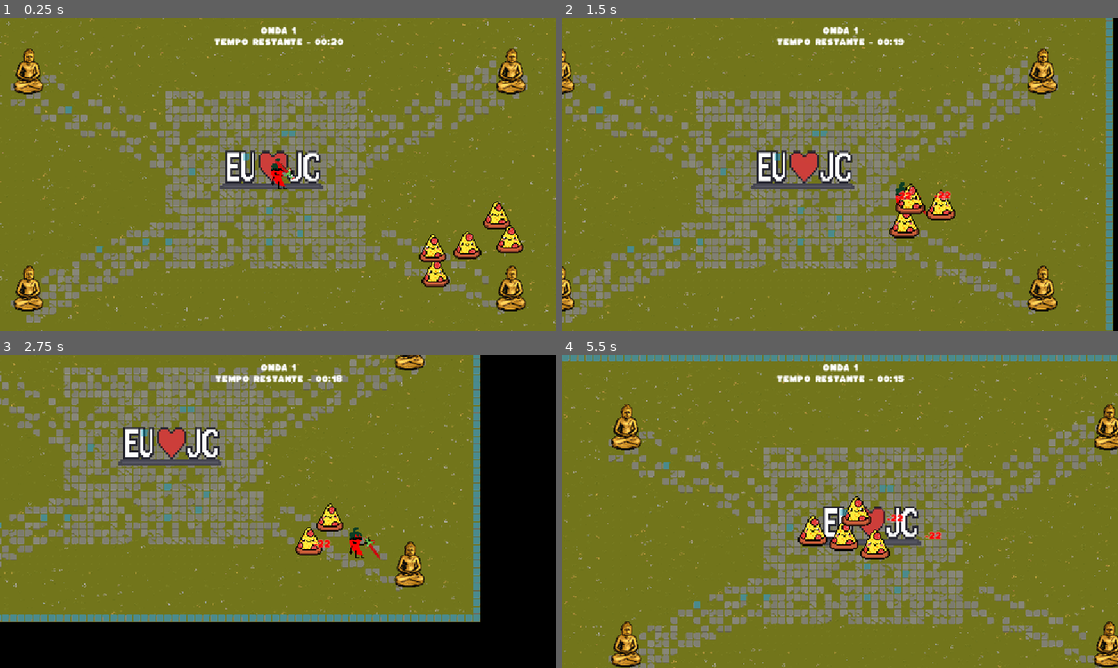
Above: before the commit, frames 1-4 (two rows, left to right).
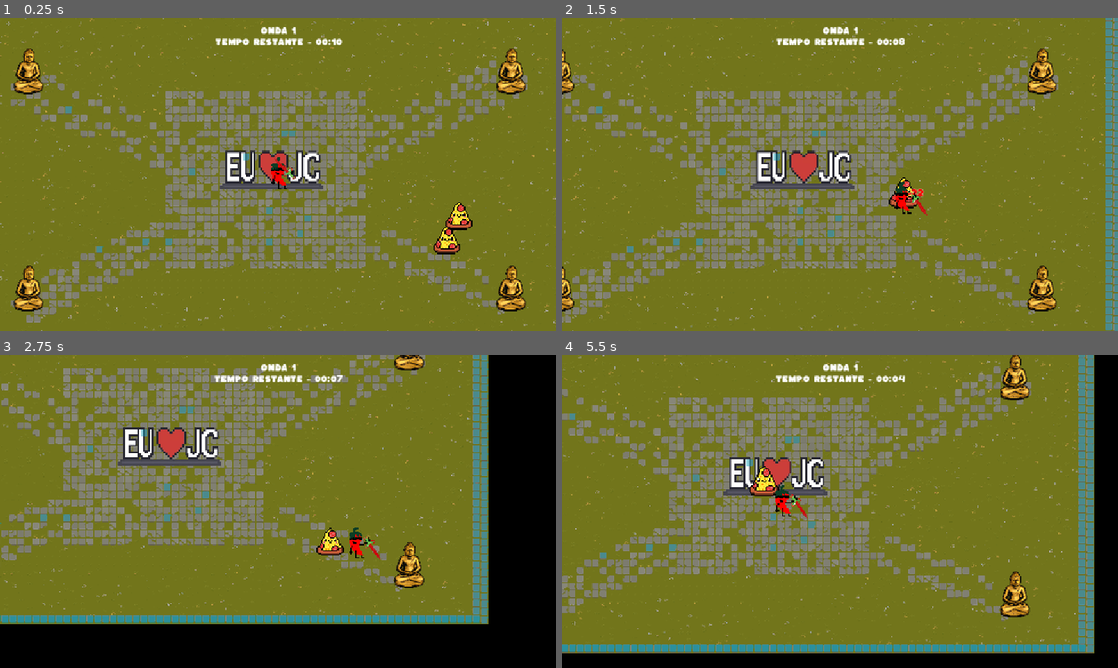
Above: after the commit, the same moments.

Repository: eduardomanhabosco/pepper-simulator
Game: Godot game, scene res://management/game_level.tscn
The game is run twice, just before and just after one commit, with the same random seed, the same clock (stepped at 60 frames per second) and the same inputs. This scene is started directly instead of the project's main scene.
Inputs:
- Up to frame 1 (0.25 s): no input
- Up to frame 2 (1.5 s): hold D (move_right) 0.53-1.28 s; hold S (move_down) from 1.28 s (still down)
- Up to frame 3 (2.75 s): release S (move_down) at 2.03 s; hold D (move_right) from 2.03 s (still down)
- Up to frame 4 (5.5 s): release D (move_right) at 2.78 s; hold W (move_up) 2.78-3.53 s; hold A (move_left) 3.53-5.03 s; hold S (move_down) from 5.03 s (still down)

The runs differ from the first frame. In frame 1, 2.3% of the frame differs, in the area x 38-95%, y 6-86%; in frame 2, 7.7%; in frame 3, 12%; in frame 4, 47%, in the area x 0-100%, y 0-100%.

Commit message:
funcionamento das cartas

Diff:
--- a/enemies/enemy_template.tscn
+++ b/enemies/enemy_template.tscn
@@ -36,8 +36,8 @@
 
 [sub_resource type="AnimationLibrary" id="AnimationLibrary_lpaiu"]
 _data = {
-"RESET": SubResource("Animation_hlciq"),
-"scale": SubResource("Animation_yvea4")
+&"RESET": SubResource("Animation_hlciq"),
+&"scale": SubResource("Animation_yvea4")
 }
 
 [sub_resource type="RectangleShape2D" id="RectangleShape2D_37cu2"]
@@ -63,7 +63,7 @@
 
 [node name="Animation" type="AnimationPlayer" parent="Texture"]
 libraries = {
-"": SubResource("AnimationLibrary_lpaiu")
+&"": SubResource("AnimationLibrary_lpaiu")
 }
 autoplay = "scale"
 
--- a/interface/interface.gd
+++ b/interface/interface.gd
@@ -33,11 +33,11 @@
 
 	match slot_name:
 		"Slot1":
-			print("Mais vida")
+			_wave_manager.apply_card_effect("vida")
 		"Slot2":
-			print("Mais velocidade")
+			_wave_manager.apply_card_effect("velocidade")
 		"Slot3":
-			print("Mais dano")
+			_wave_manager.apply_card_effect("dano")
 		_:
 			print("Slot desconhecido: " + slot_name)
 
--- a/management/game_level.tscn
+++ b/management/game_level.tscn
@@ -1,17 +1,21 @@
-[gd_scene load_steps=6 format=3 uid="uid://jyqkf7sq7di7"]
+[gd_scene load_steps=7 format=3 uid="uid://jyqkf7sq7di7"]
 
 [ext_resource type="PackedScene" uid="uid://bprhhek2si1b8" path="res://terrains/level_01.tscn" id="1_cp3vr"]
 [ext_resource type="PackedScene" uid="uid://bhh05ypgva1k7" path="res://player/player.tscn" id="2_fyo3i"]
+[ext_resource type="PackedScene" uid="uid://demw0n4pmdu6r" path="res://terrains/level_02.tscn" id="2_ocy5h"]
 [ext_resource type="PackedScene" uid="uid://t5c8te17t3cc" path="res://management/wave_spot.tscn" id="3_dk70b"]
-[ext_resource type="Script" path="res://management/wave_manager.gd" id="3_e3dis"]
+[ext_resource type="Script" uid="uid://c18qjs7rlndsx" path="res://management/wave_manager.gd" id="3_e3dis"]
 [ext_resource type="PackedScene" uid="uid://cj52x76gsyotw" path="res://interface/interface.tscn" id="5_f35rk"]
 
 [node name="GameLevel" type="Node2D"]
+
+[node name="Level_02" parent="." instance=ExtResource("2_ocy5h")]
 
 [node name="Level_01" parent="." instance=ExtResource("1_cp3vr")]
 position = Vector2(-17, -2)
 
 [node name="Player" parent="." instance=ExtResource("2_fyo3i")]
+z_index = 4096
 position = Vector2(654, 361)
 
 [node name="WaveManager" type="Node2D" parent="." node_paths=PackedStringArray("_wave_timer", "_wave_spawner_timer", "_interface", "_player")]
--- a/management/wave_manager.gd
+++ b/management/wave_manager.gd
@@ -4,27 +4,46 @@
 const _PIZZA_ENEMY: PackedScene = preload("res://enemies/enemy_pizza.tscn")
 const _BURGER_ENEMY: PackedScene = preload("res://enemies/enemy_burger.tscn")
 
+@export_category("Maps")
+@export var map_initial: PackedScene = preload("res://terrains/level_01.tscn")
+@export var map_next:    PackedScene = preload("res://terrains/level_02.tscn")
+
+
+
+@export_category("Objects")
+@export var _weapon: BaseWeapon
+
+
+var _current_map_node: Node2D = null
+
 var _waves_dict: Dictionary = {
 	1: {
-		"wave_time": 20,
+		"wave_time": 10,
 		"wave_amount": 1,
 		"wave_spawn_cooldown": 4,
-		"spots_amount": [3, 6],
+		"spots_amount": [1, 3],
 		"wave_difficulty": "easy"
 	},
 	2: {
-		"wave_time": 25,
+		"wave_time": 15,
 		"wave_amount": 2,
 		"wave_spawn_cooldown": 4,
-		"spots_amount": [3, 6],
-		"wave_difficulty": "hard"
+		"spots_amount": [1, 3],
+		"wave_difficulty": "easy"
 	},
 	3: {
 		"wave_time": 25,
 		"wave_amount": 3,
 		"wave_spawn_cooldown": 4,
-		"spots_amount": [3, 6],
-		"wave_difficulty": "medium_to_hard"
+		"spots_amount": [2, 3],
+		"wave_difficulty": "easy_to_medium"
+	},
+	4: {
+		"wave_time": 33,
+		"wave_amount": 4,
+		"wave_spawn_cooldown": 3,
+		"spots_amount": [2, 5],
+		"wave_difficulty": "easy_to_medium"
 	}
 }
 
@@ -38,21 +57,26 @@
 @export var _player: Player = null
 
 func _ready() -> void:
+	_spawn_map(map_initial)
 	_wave_spawner_timer.start(_waves_dict[_current_wave]["wave_spawn_cooldown"])
 	_wave_timer.start(_waves_dict[_current_wave]["wave_time"])
 	_interface.update_wave_and_time_label(_current_wave, _wave_timer.time_left)
 	_spawn_enemies()
 
 
+
 func _on_wave_timer_timeout() -> void:
 	_current_wave += 1
+
+	if _current_wave == 2:
+		_spawn_map(map_next)
 
 	if _current_wave > 10:
 		print("voce venceu")
 		return
 
-	#get_tree().paused = true
 	_clear_map()
+
 
 
 func _on_wave_spawn_cooldown_timeout() -> void:
@@ -136,3 +160,31 @@
 	_wave_timer.start(_waves_dict[_current_wave]["wave_time"])
 	_player.global_position = _inital_position
 	_player.resethealth()
+
+
+func apply_card_effect(effect: String) -> void:
+	match effect:
+		"vida":
+			_player.increase_max_health(50)
+		"velocidade":
+			_player._move_speed += 50
+		"dano":
+			if _player._weapon:
+				_player._weapon._attack_damage += 10
+				print("Novo dano:", _player._weapon._attack_damage)
+			else:
+				print("Arma não encontrada!")
+		_:
+			print("Efeito desconhecido: " + effect)
+
+
+func _spawn_map(map_scene: PackedScene) -> void:
+	if _current_map_node:
+		_current_map_node.visible = false
+
+	_current_map_node = map_scene.instantiate()
+	get_parent().add_child(_current_map_node)
+
+	if _player:
+		_player.global_position = _inital_position
+		get_parent().add_child(_player)
--- a/player/player.gd
+++ b/player/player.gd
@@ -4,7 +4,11 @@
 var _max_health: int
 @export_category("Variables")
 @export var _move_speed: float = 256.0
-@export var _health: int = 100
+@export_category("Variables")
+@export var _health: int = 400
+
+@export_category("Objects")
+@export var _weapon: BaseWeapon
 
 func _ready() -> void:
 	_max_health = _health
@@ -12,7 +16,6 @@
 
 func _physics_process(delta: float) -> void:
 	_move()
-
 
 func _move() -> void:
 	var _direction: Vector2 = Input.get_vector(
@@ -22,18 +25,21 @@
 	velocity = _direction * _move_speed
 	move_and_slide()
 
+
 func update_health(_type: String, _value: int ) -> void:
 	match _type:
 		"damage":
 			_health -= _value
 			if _health <= 0:
 				queue_free()
-
-
 		"heal":
 			_health += _value
 			if _health > _max_health:
 				_health = _max_health
 
+func increase_max_health(amount: int) -> void:
+	_max_health += amount
+	_health += amount
+
 func resethealth() -> void:
 	_health = _max_health
--- a/player/player.tscn
+++ b/player/player.tscn
@@ -7,8 +7,9 @@
 [sub_resource type="RectangleShape2D" id="RectangleShape2D_rkbax"]
 size = Vector2(15.8832, 51.8277)
 
-[node name="Player" type="CharacterBody2D"]
+[node name="Player" type="CharacterBody2D" node_paths=PackedStringArray("_weapon")]
 script = ExtResource("1_g1dw6")
+_weapon = NodePath("WeaponsManager/Weapon_1/SwordPepper")
 
 [node name="Texture" type="Sprite2D" parent="."]
 scale = Vector2(0.0583778, 0.0583778)
--- a/project.godot
+++ b/project.godot
@@ -12,7 +12,7 @@
 
 config/name="Pepper Simulator"
 run/main_scene="res://interface/interface.tscn"
-config/features=PackedStringArray("4.3", "Mobile")
+config/features=PackedStringArray("4.4", "Mobile")
 config/icon="res://icon.svg"
 
 [autoload]
--- a/weapons/base_weapon.gd
+++ b/weapons/base_weapon.gd
@@ -5,7 +5,7 @@
 
 
 @export_category("Variavbles")
-@export var _attack_damage: int
+@export var _attack_damage: int = 22
 @export var _attack_cooldown: float
 
 @export_category("Objects")
--- a/weapons/sword/sword_pepper.tscn
+++ b/weapons/sword/sword_pepper.tscn
@@ -80,8 +80,8 @@
 
 [sub_resource type="AnimationLibrary" id="AnimationLibrary_atxal"]
 _data = {
-"RESET": SubResource("Animation_yd4hi"),
-"attack": SubResource("Animation_d4dei")
+&"RESET": SubResource("Animation_yd4hi"),
+&"attack": SubResource("Animation_d4dei")
 }
 
 [sub_resource type="RectangleShape2D" id="RectangleShape2D_d4dei"]
@@ -102,7 +102,7 @@
 
 [node name="Animation" parent="." index="3"]
 libraries = {
-"": SubResource("AnimationLibrary_atxal")
+&"": SubResource("AnimationLibrary_atxal")
 }
 
 [node name="AttackArea" parent="." index="4"]
Not shown, changed: assets/Kaph_Font_1_20/TrueType (.ttf)/Kaph-Regular.ttf.import
Not shown, added: assets/credits_screen.png.import
Not shown: 1 places in enemies/enemy_template.tscn that only renumber resources
Not shown, added: interface/title_screen.gd.uid
Not shown: 1 places in weapons/weapon_template.tscn that only renumber resources
